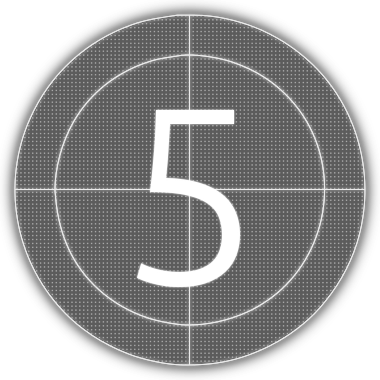
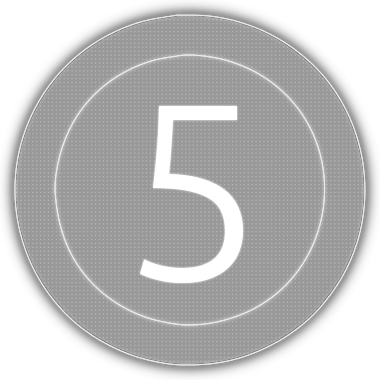
The second (380, 380) image is a revision of the first. Changes to its layers:
removed layer "Pasted Layer copy" over [134, 107, 243, 290]
painted on "Pasted Layer" over [137, 103, 246, 287]
removed layer "Horizontal line copy" over [13, 184, 367, 195]
removed layer "Horizontal line" over [15, 189, 365, 190]
removed layer "Vertcial line copy" over [184, 13, 195, 367]
removed layer "Vertcial line" over [189, 15, 190, 365]
removed layer "Dots copy" over [16, 15, 364, 365]
"Circle": opacity 80% → 50% over [15, 15, 365, 365]
